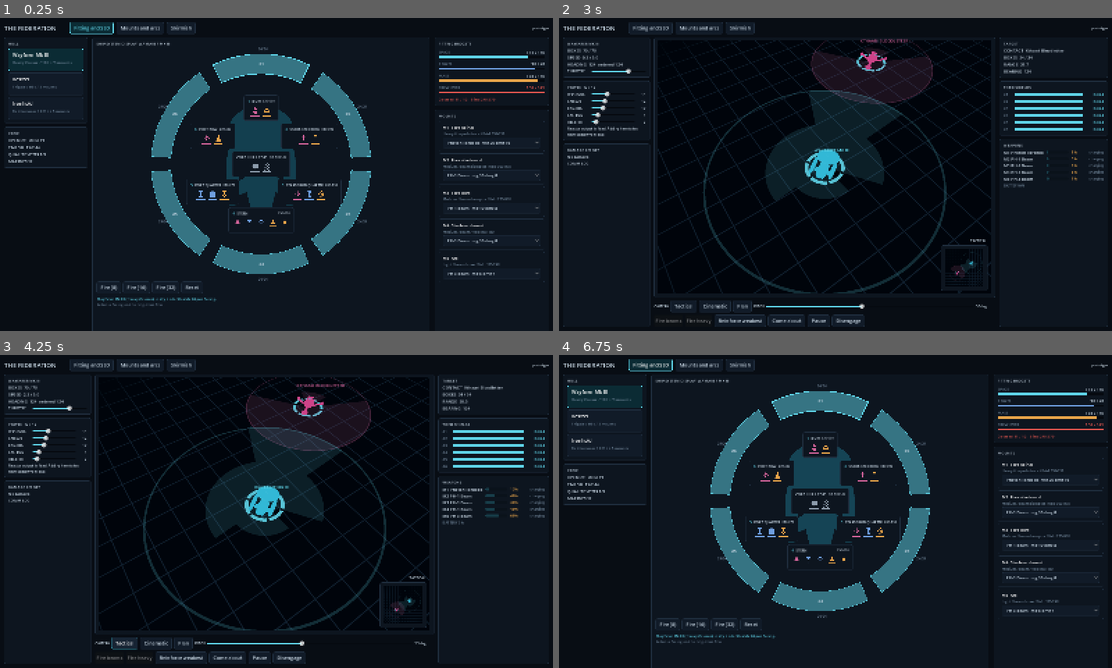
Above: before the commit, frames 1-4 (two rows, left to right).
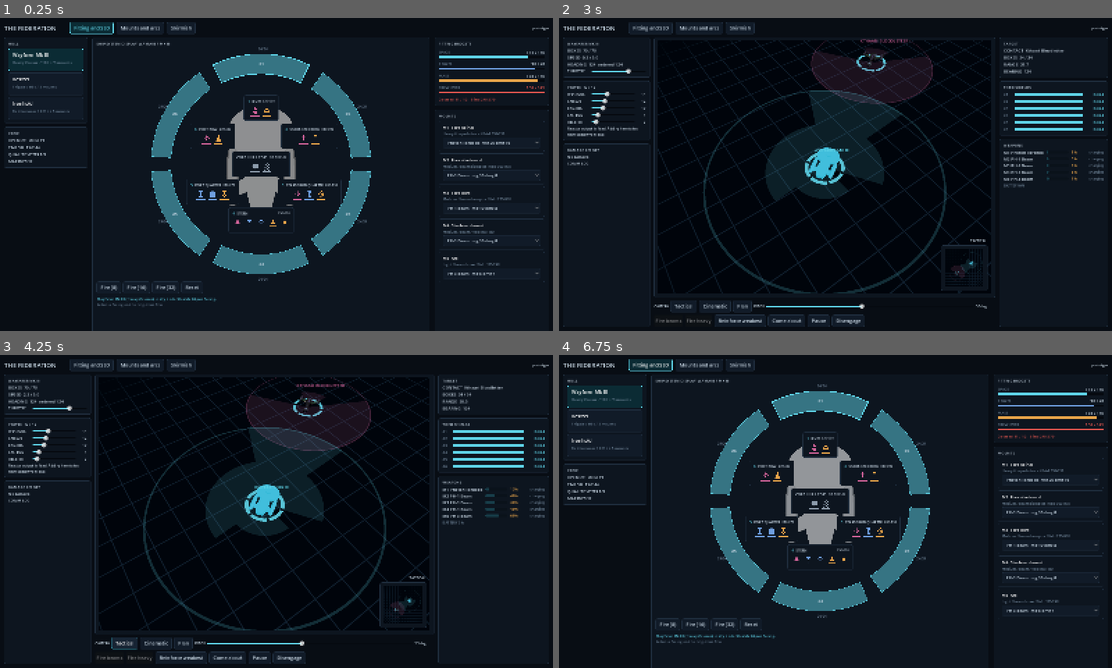
Above: after the commit, the same moments.

Repository: RubenTipparach/the-federation
Game: Godot game, scene res://scenes/main.tscn
Same seed, same stepped clock (60 frames per second), same inputs: the game is played once before the commit and once after it.
Inputs:
- Up to frame 1 (0.25 s): no input
- Up to frame 2 (3 s): click "Fitting and SSD" at 0.5 s; click "Mounts and arcs" at 1.25 s; click "Skirmish" at 2 s; click "Begin skirmish" at 2.75 s
- Up to frame 3 (4.25 s): click "Tactical" at 3.5 s
- Up to frame 4 (6.75 s): click "Cinematic" at 4.25 s; click "Reinforce weakest" at 5 s; click "Disengage" at 5.75 s; click "Fitting and SSD" at 6.5 s

The runs differ from the first frame. In frame 1, 1.7% of the frame differs, in the area x 40-54%, y 29-61%; in frame 2, 0.2%; in frame 3, 0.2%; in frame 4, 1.7%.

Commit message:
Paint the Kestrel in the R1 style, add an R6 style Kthaari raider
The user's own R1 and R6 starship sheets replace Ship_1_finish as the
style source, per direction.

Frigate (R1): steel blue plates over the sheet's blue base, riveted gray
armor slabs, dashed borders on red machinery, ladder ribs, yellow pinpoint
windows, red engine bells with warm cores. Palette is loaded from the R1
PNGs at build time and every output pixel is verified against it.

Raider (R6): a new painted predator hull for the Bloodletter and Talon:
armored head on a thin boom, swept green wings carrying rust-orange-cream
dithered exhaust trails, wingtip pods with purple and steel engine grilles.
Replaces the untextured hull_raider from gen_meshes.py.

Shared machinery moves to tools/shiplib.py (painter, masks, palette
reader, OBJ writer, slab extruder, verification gates) per section 4.1,
used by both generators.

Winding fix across every generated mesh: triangles are now wound with
their declared outward normals, the convention DCC tools write. The old
opposite winding shaded hulls inside out in Godot; the fitting screen's
directional light proved the fix, going from a black silhouette to a lit
painted hull. gen_meshes.py caps handle slightly concave outlines by
winding each fan triangle from its own signed area.

Also: hull_view applies a hull's painted material under the SSD,
docs/.gdignore keeps the reference art out of the Godot import pipeline,
and the emissive multipliers drop to 1.4 so glow colors keep their hue.

Co-Authored-By: Claude Opus 5 <noreply@anthropic.com>
Claude-Session: https://claude.ai/code/session_01CvwCzyN7nJMTRzM6y36WyC

Diff:
--- a/assets/materials/mat_hull_frigate.tres
+++ b/assets/materials/mat_hull_frigate.tres
@@ -1,9 +1,11 @@
 [gd_resource type="StandardMaterial3D" load_steps=3 format=3]
 
-; The frigate's painted look: one diffuse atlas and one emissive lights map,
-; matching the author's own ship art in docs/examples/ship-art. Unshaded is
-; deliberately off: the flat panels want a little shading to read as a hull
-; from the tactical camera, but the light map does the windows and the drive.
+; The frigate's painted look, in the style of the author's R1 sheets: one
+; diffuse atlas and one emissive lights map. Unshaded is deliberately off:
+; the flat panels want a little shading to read as a hull from the tactical
+; camera, but the light map does the windows and the engine bells. The
+; multiplier stays moderate so the glow colors keep their hue instead of
+; clipping to white.
 
 [ext_resource type="Texture2D" path="res://assets/textures/hull_frigate_diffuse.png" id="1"]
 [ext_resource type="Texture2D" path="res://assets/textures/hull_frigate_lights.png" id="2"]
@@ -14,5 +16,5 @@
 roughness = 0.75
 metallic = 0.05
 emission_enabled = true
-emission_energy_multiplier = 1.8
+emission_energy_multiplier = 1.4
 emission_texture = ExtResource("2")
--- /dev/null
+++ b/assets/materials/mat_hull_raider.tres
@@ -0,0 +1,17 @@
+[gd_resource type="StandardMaterial3D" load_steps=3 format=3]
+
+; The Kthaari raider's painted look, in the style of the author's R6 sheets:
+; a near black hull whose warm exhaust trails and purple engine grilles come
+; from the combined lights map. Nearest filtering keeps the pixels square.
+
+[ext_resource type="Texture2D" path="res://assets/textures/hull_raider_diffuse.png" id="1"]
+[ext_resource type="Texture2D" path="res://assets/textures/hull_raider_lights.png" id="2"]
+
+[resource]
+albedo_texture = ExtResource("1")
+texture_filter = 0
+roughness = 0.75
+metallic = 0.05
+emission_enabled = true
+emission_energy_multiplier = 1.4
+emission_texture = ExtResource("2")
--- a/data/ships.json
+++ b/data/ships.json
@@ -89,6 +89,7 @@
       "name": "Kthaari Bloodletter", "cls": "Heavy Cruiser", "tonnage": 130, "playable": false, "ai": true,
       "note": "Disruptors and drones. Heavy hull, weak rear arc. Aggressive.",
       "mesh": "res://assets/meshes/hull_raider.obj",
+      "material": "res://assets/materials/mat_hull_raider.tres",
       "cargo_space": 30,
       "budgets": { "space": 150, "power": 44, "mass": 150, "crew": 150 },
       "base_load": { "space": 92, "mass": 110, "crew": 112, "power_draw": 22 },
@@ -116,6 +117,7 @@
       "name": "Kthaari Talon", "cls": "Frigate", "tonnage": 40, "playable": false, "ai": true,
       "note": "Escort screen. Quick, thin skinned, single disruptor.",
       "mesh": "res://assets/meshes/hull_raider.obj",
+      "material": "res://assets/materials/mat_hull_raider.tres",
       "cargo_space": 12,
       "budgets": { "space": 50, "power": 18, "mass": 48, "crew": 46 },
       "base_load": { "space": 30, "mass": 30, "crew": 34, "power_draw": 9 },
--- a/src/ui/hull_view.gd
+++ b/src/ui/hull_view.gd
@@ -16,6 +16,14 @@
 		return
 	mesh_node.visible = true
 	mesh_node.mesh = load(path)
+	# A hull that ships a painted material shows it here too: the SSD is the
+	# identity view, and the identity includes the paint. Unpainted hulls keep
+	# the dim plate material authored in the scene.
+	var material_path: String = String(hull.get("material", ""))
+	if not material_path.is_empty() and ResourceLoader.exists(material_path):
+		mesh_node.material_override = load(material_path)
+	else:
+		mesh_node.material_override = null
 	# The mesh is drawn to fill the frame it is given: hulls differ in length by
 	# more than three to one, so a fixed camera size would leave a frigate as a
 	# speck. Tonnage only nudges it, so a battlecruiser still reads as bigger.
Not shown, changed: assets/meshes/arc_seg.obj
Not shown, changed: assets/meshes/hull_cruiser.obj
Not shown, changed: assets/meshes/hull_frigate.obj
Not shown, added: assets/meshes/hull_frigate.obj.import
Not shown, changed: assets/meshes/hull_placeholder.obj
Not shown, changed: assets/meshes/hull_raider.obj
Not shown, changed: assets/meshes/ring.obj
Not shown, changed: assets/meshes/wedge30.obj
Binary file changed: assets/textures/hull_frigate_diffuse.png
Not shown, changed: assets/textures/hull_frigate_diffuse.png.import
Binary file added: assets/textures/hull_frigate_engines.png
Not shown, changed: assets/textures/hull_frigate_engines.png.import
(and 15 more such lines)
